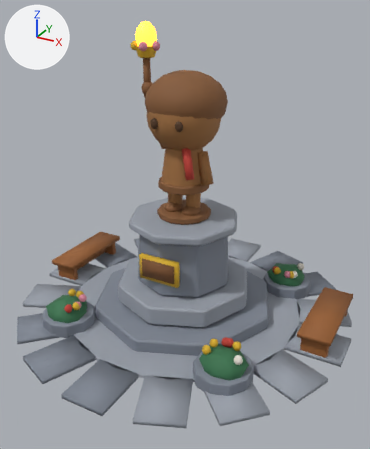
One commit to the glTF model game/assets3d/buildings/statue.glb: the scene before it, then after it.
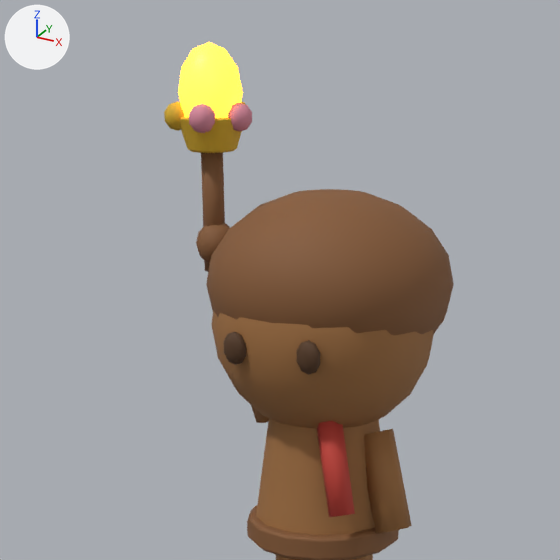
There are two pictures of each version: one whole from a 50 mm camera at (2.74, -4.95, 3.62) aimed at (0.11, -0.18, 1.23), one close up on the part from 20% to 71% of the width and 1% to 43% of the height. Arrows for +X, +Y and +Z are at upper left; the lights stay in place. The last two pictures show the newer version. Vertices at exactly the same position are counted once.

Script lines for the objects in view, before the commit:
```python
me_exterior = bpy.data.meshes.new('exterior')
me_exterior.from_pydata(...)  # 2540 vertices, 4788 faces; spans x -1.93..1.93, y -1.34..1.34, z 0.0..3.42
me_exterior.materials.append(mat_yellow)  # yellow #dbb02a
me_exterior.materials.append(mat_wood_d)  # brown #7d512d
me_exterior.materials.append(mat_log2)  # brown #985f30
me_exterior.materials.append(mat_leaf)  # dark green #37724c
me_exterior.materials.append(mat_stone)  # grey #808793
me_exterior.materials.append(mat_stone_l)  # grey #999fa9
me_exterior.materials.append(mat_c93633a)  # brown #855934
me_exterior.materials.append(mat_cb07a45)  # brown #9f6e3e
me_exterior.materials.append(mat_red)  # red #c44035
me_exterior.materials.append(mat_c5e3e22)  # brown #54371e
me_exterior.materials.append(mat_e_ember)  # yellow #e7c051, glowing orange #ffb030
me_exterior.materials.append(mat_pink)  # pink #db8c9f
me_exterior.materials.append(mat_cream)  # white #e7e1d6
ob_exterior = bpy.data.objects.new('exterior', me_exterior)
ob_exterior.location = (0.0, 0.0, 0.0)
```
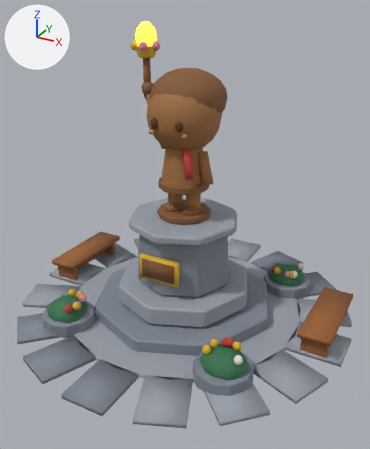
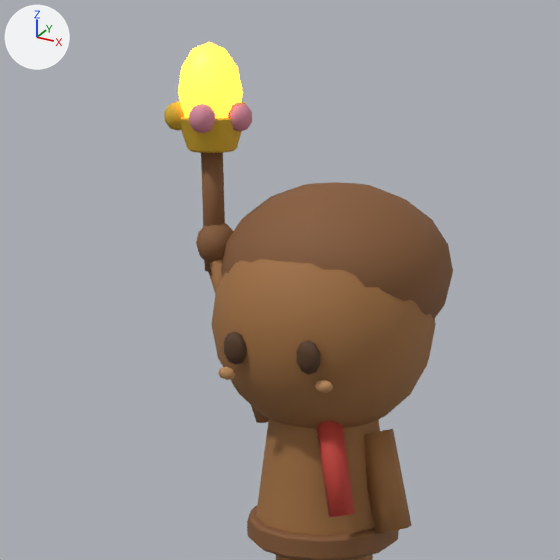
Boxes (x1, y1, x2, y2) around the edits, measured in the close-ups (560 x 560 px; the box of a moved part takes in the faces that stretch with it):
'exterior', reshaped: before (164, 42, 454, 560); after (164, 42, 453, 560)
part 1 of me_exterior, added: after (218, 367, 235, 380)
part 2 of me_exterior, added: after (315, 380, 333, 393)
part 3 of me_exterior, moved or reshaped: before (206, 189, 454, 336); after (221, 182, 453, 319)

The edits, one by one:
Material 'cD9A06A' (mat_cd9a06a) is new.
Its base color is (0.552, 0.283, 0.114) (orange #c4915f).
Its roughness is 0.75.
me_exterior is used by ob_exterior; location (0.0, 0.0, 0.0).
me_exterior had 2540 vertices, 4788 faces and spanned x -1.93..1.93, y -1.34..1.34, z 0.0..3.42.
me_exterior now has 2580 vertices, 4860 faces and spans x -1.93..1.93, y -1.34..1.34, z 0.0..3.42.
me_exterior part 1: a new loose piece, a UV sphere (6 segments, 4 rings, poles along z) spanning x -0.234..-0.166, y -0.372..-0.348, z 2.296..2.344, in mat_cd9a06a (orange #c4915f).
me_exterior part 2: a new loose piece, a UV sphere (6 segments, 4 rings, poles along z) spanning x 0.166..0.234, y -0.372..-0.348, z 2.296..2.344, in mat_cd9a06a (orange #c4915f).
Part 3, on me_exterior:
7 vertices in x -0.12..0.12, y 0.12..0.19, z 2.91 move by (0.0, 0.04, 0.02).
7 vertices in x -0.12..0.12, y 0.12..0.19, z 2.27 move by (0.0, 0.04, 0.06).
7 vertices in x -0.12..0.12, y -0.09..-0.02, z 2.91 move by (0.0, 0.06, 0.02).
7 vertices in x -0.12..0.12, y -0.09..-0.02, z 2.27 move by (0.0, 0.06, 0.06).
5 vertices in x 0.15..0.28, y 0.38..0.47, z 2.49..2.69 move by (-0.01, 0.01, 0.04).
5 vertices in x 0.15..0.28, y -0.37..-0.28, z 2.49..2.69 move by (-0.01, 0.09, 0.04).
126 vertices move from x -0.45..0.45, y -0.4..0.5, z 2.25..2.93 to x -0.43..0.43, y -0.3..0.5, z 2.31..2.95.
me_exterior gains material mat_cd9a06a (orange #c4915f).
